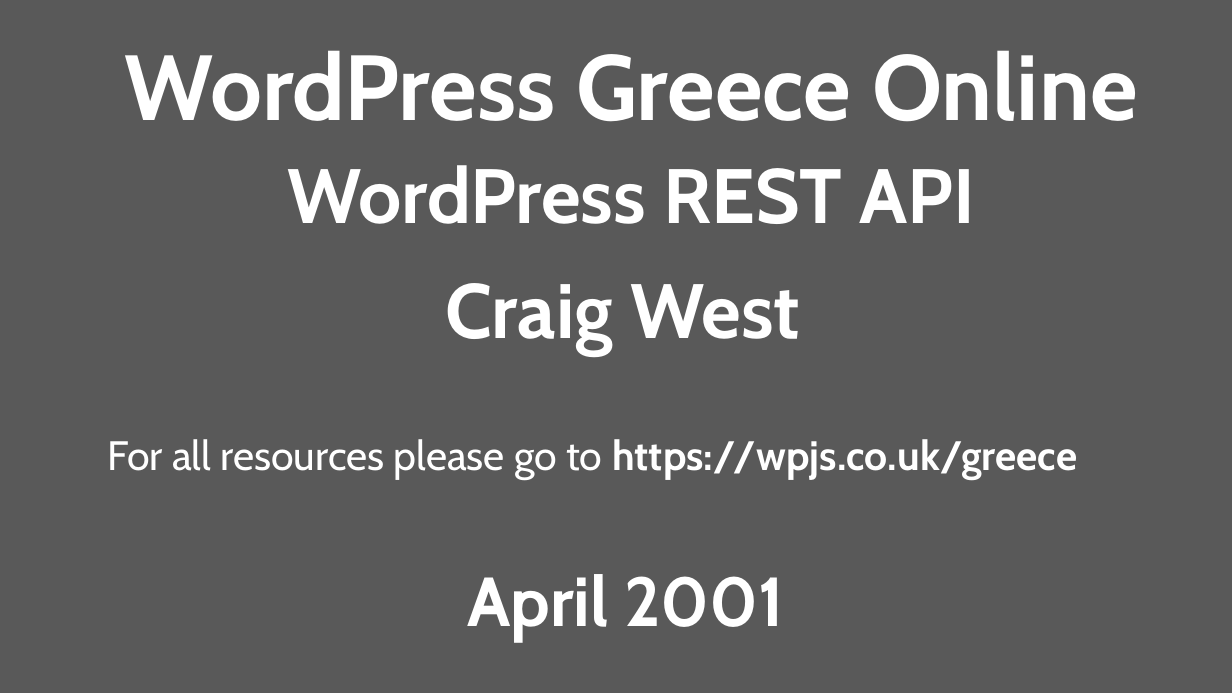
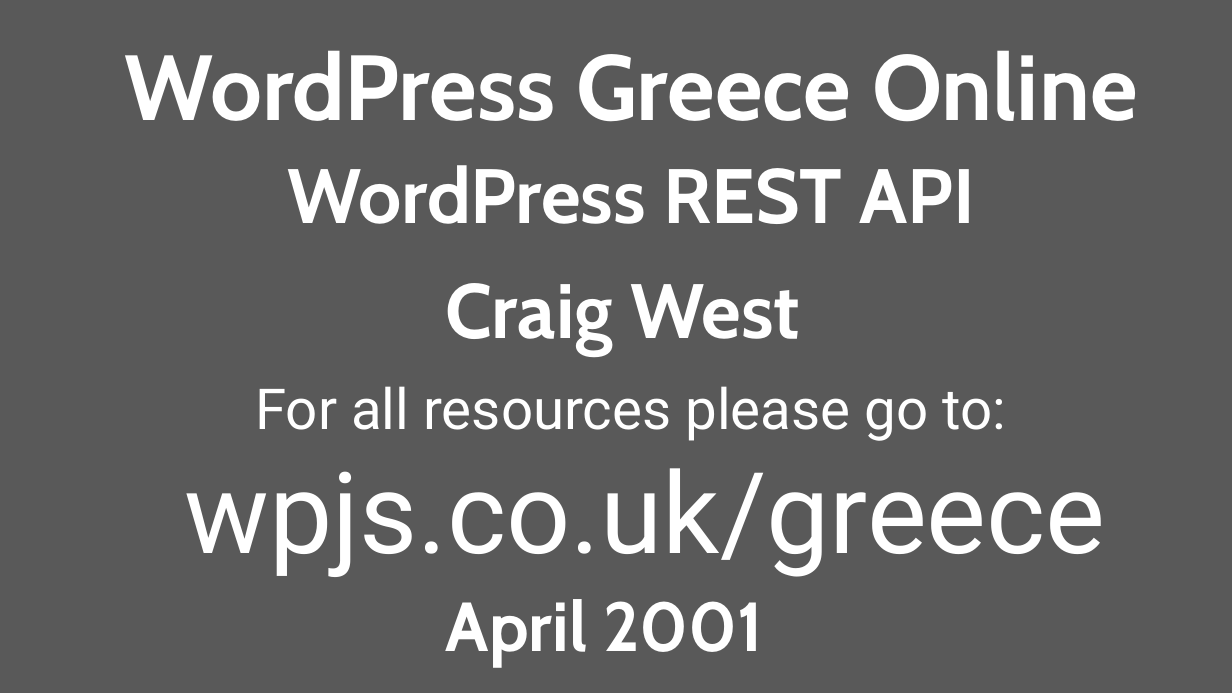
Before and after one commit to venturer75/WordCampGreece, a slide deck: slide 1 of wordcamp-greece.pptx. Drawn at 1232x693 pixels with LibreOffice and Linux fonts; fonts in the diff are those of the drawing. Boxes give left, top, right and bottom in pixels: in the first picture for what was removed or moved away, otherwise in the second. Text is boxed around its words. In the diff, an @@ line names an element or a change of style, - is before the commit and + after.

```diff
--- a/wordcamp-greece.pptx
+++ b/wordcamp-greece.pptx
@@ text at (184, 386, 1105, 577): text changed; size 32 to 44 pt; font Cabin to Roboto @@
-For all resources please go to https://wpjs.co.uk/greece
+For all resources please go to:
+wpjs.co.uk/greece
@@ text "April 2001": place and size @@
-text "April 2001" at (467, 574, 784, 642)
+text "April 2001" at (446, 599, 763, 666)
```
Also in this commit, not shown: 2 other files.
